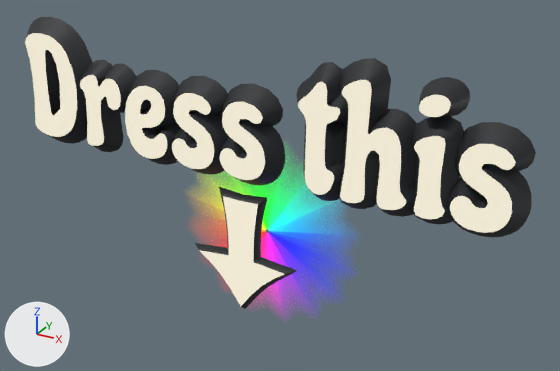
One commit to the glTF model dcl/assets/models/dressThis.gltf: the scene before it, then after it.
One viewpoint serves both versions: a 50 mm camera at (0.72, -1.161, 2.825) aimed at (0.035, 0.084, 2.202). The axes (+X, +Y, +Z) are drawn at lower left. The lights are the same throughout. The older version comes first. Where no turn or scale is listed for an object, it has been applied to the vertices.

Names of what the first picture shows: 'btn.Left.001', 'dressThis.arrow', 'dressThis.text'.
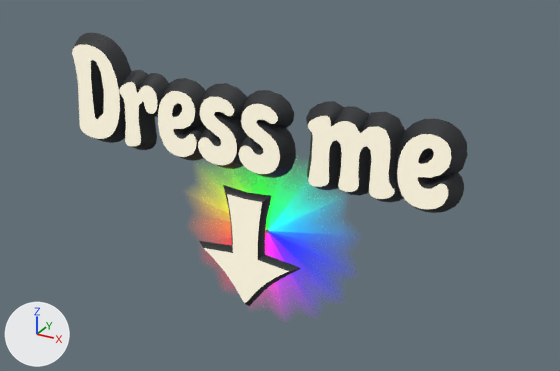
The newer file is also rescaled (x1.2), turned or shifted as a whole; pictures and numbers use the older file's frame.

The edits, one by one:
Mesh me_text_001 is new.
It has 749 vertices, 1116 faces and spans x -0.42..0.417, y -0.016..0.018, z -0.025..0.212.
Faces by material slot: [367, 749].
It uses material mat_neon_0_25 (pale yellow #e7e0cc, glowing grey #aaa595).
It uses material mat_marblepure (picture img_marblefloor_2d_view).
Object 'dressThis.arrow' (ob_dressthis_arrow) moves from (0.0, 0.0, 2.1) to (0.0, 0.016, 2.098).
Object 'dressThis.text' (ob_dressthis_text) is deleted.
Object 'Text.005' (ob_text_005) is new; it shows me_text_001.
Its location is (0.0, 0.016, 2.264).

What differs and where, as boxes (x1, y1, x2, y2) in the pictures (560 x 371 px):
'dressThis.text', deleted
    before: (25, 17, 536, 237)
    faces in mat_marblepure (picture img_marblefloor_2d_view): (26, 17, 536, 237)
    faces in mat_neon_0_25 (pale yellow #e7e0cc, glowing grey #aaa595): (25, 33, 516, 233)
'Text.005', added
    after: (72, 33, 468, 213)
    faces in mat_neon_0_25 (pale yellow #e7e0cc, glowing grey #aaa595): (72, 45, 451, 209)
    faces in mat_marblepure (picture img_marblefloor_2d_view): (73, 33, 468, 213)
'dressThis.arrow', moved
    before: (195, 187, 296, 309)
    after: (199, 185, 301, 306)
